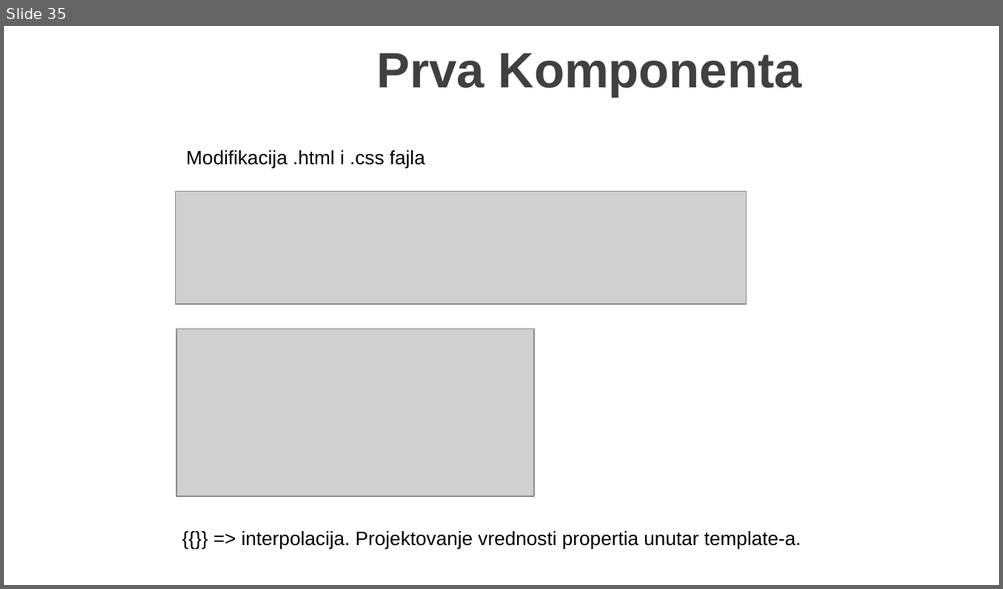
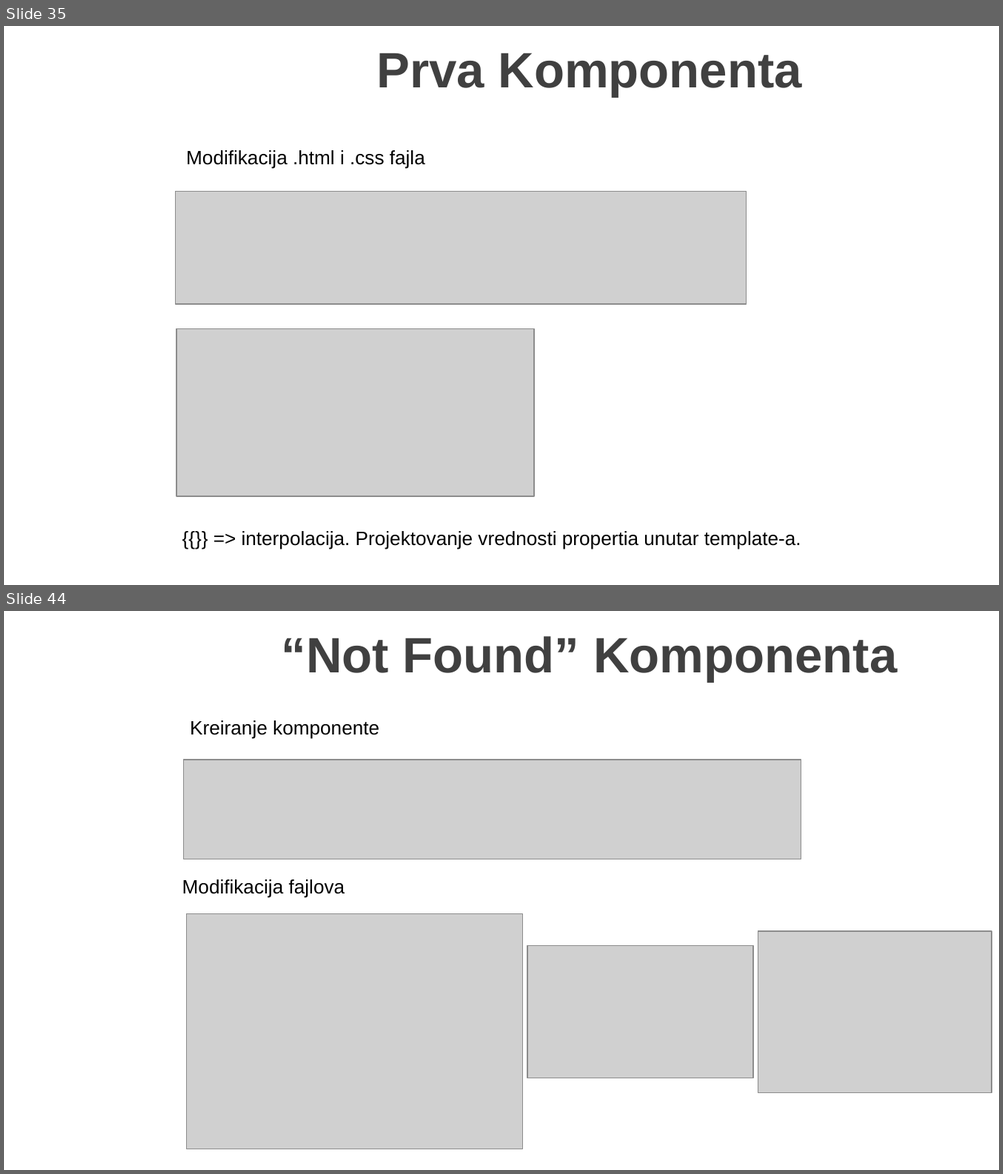
Before and after one commit to MarinkoSpasojevic/predavanje-netcore-angular, a slide deck: .NET Core i Angular Web Dev.pptx. Shown one above the other, each under a label of ours: slide 35 before the commit, slides 35 and 44 after it; the slides between them are not shown. The pictures are 1003x589 and 1003x1174 pixels, drawn with LibreOffice and Linux fonts; fonts in the diff are those of the drawing; grey boxes stand for pictures; background and template pictures are left out. Boxes give left, top, right and bottom in pixels: in the first picture for what was removed or moved away, otherwise in the second. Text is boxed around its words. In the diff, an @@ line names an element or a change of style, - is before the commit and + after.

```diff
--- a/.NET Core i Angular Web Dev.pptx
+++ b/.NET Core i Angular Web Dev.pptx
@@ slide 44 added at bbox=[4, 611, 999, 1170], background picture (left out) @@
@@ title added at bbox=[282, 636, 896, 682], 36 pt, text #404040, bold @@
+“Not Found” Komponenta
@@ text added at bbox=[190, 721, 379, 739], 14 pt, text #000000 @@
+Kreiranje komponente
@@ picture added at bbox=[183, 760, 801, 860] @@
@@ text added at bbox=[182, 880, 345, 898], 14 pt, text #000000 @@
+Modifikacija fajlova
@@ picture added at bbox=[187, 914, 523, 1149] @@
@@ picture added at bbox=[758, 931, 992, 1093] @@
@@ picture added at bbox=[527, 946, 753, 1079] @@
```
Also in this commit, not shown: 1 slide changed, 14 other slides added, 14 other files.
